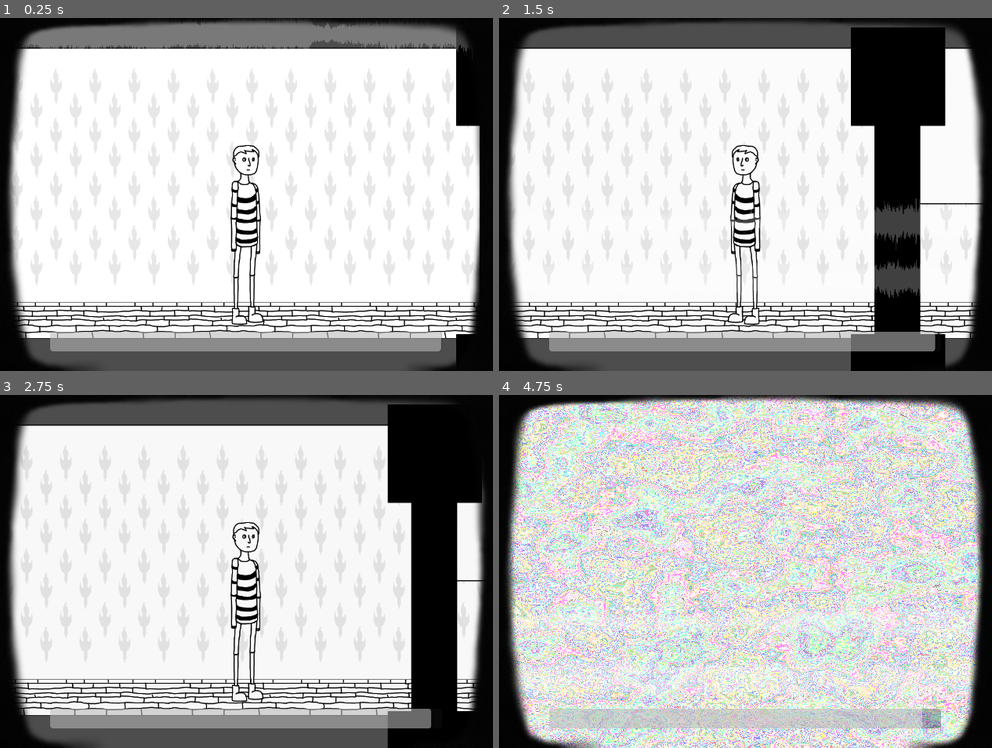
Above: before the commit, frames 1-4 (two rows, left to right).
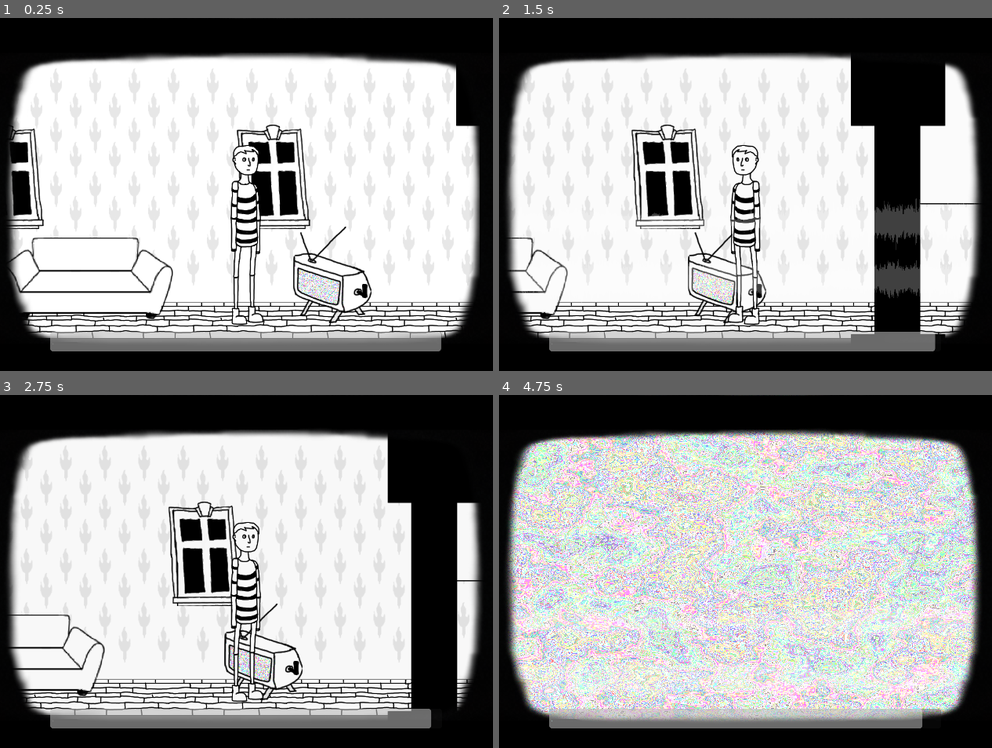
Above: after the commit, the same moments.

Repository: badzianga/booger-aids
Game: Godot game, scene res://scenes/house/house.tscn
Same seed, same stepped clock (60 frames per second), same inputs: the game is played once before the commit and once after it. The engine's default icon, where the game draws it, is replaced by a stand-in: a white triangle on a blue panel in a dark square.
Inputs (mouse positions are in pixels of both pictures, inside the frame that each line leads up to):
- Up to frame 1 (0.25 s): no input
- Up to frame 2 (1.5 s): tap Enter (ui_accept) at 0.5, 0.77 s; move the mouse to (883, 176) at 0.52 s; press the mouse at (883, 176) at 0.53 s; move the mouse to (617, 212) at 1.27 s; release the mouse at (617, 212) at 1.28 s; click (617, 212) at 1.35 s
- Up to frame 3 (2.75 s): tap Enter (ui_accept) at 1.52 s; move the mouse to (310, 493) at 2.02 s; press the mouse at (310, 493) at 2.03 s
- Up to frame 4 (4.75 s): move the mouse to (715, 642) at 2.77 s; release the mouse at (715, 642) at 2.78 s; click (715, 642) at 2.85 s; tap Enter (ui_accept) at 3.02, 3.77, 4.52 s; move the mouse to (932, 624) at 3.52 s; press the mouse at (932, 624) at 3.53 s; move the mouse to (558, 518) at 4.27 s; release the mouse at (558, 518) at 4.28 s; click (558, 518) at 4.35 s

The runs differ from the first frame. In frame 1, 24% of the frame differs, in the area x 1-98%, y 0-100%; in frame 2, 20%; in frame 3, 20%; in frame 4, 85%, in the area x 1-99%, y 0-100%.

Commit message:
Hooo boi, lot's of changes with TV, interactions and decorations

Diff:
--- a/scenes/house/house.tscn
+++ b/scenes/house/house.tscn
@@ -1,9 +1,11 @@
-[gd_scene load_steps=6 format=3 uid="uid://d61nxx0wh2fi"]
+[gd_scene load_steps=8 format=3 uid="uid://d61nxx0wh2fi"]
 
 [ext_resource type="PackedScene" uid="uid://7ifmdiqbak0l" path="res://scenes/player/player.tscn" id="1_amm8k"]
 [ext_resource type="Texture2D" uid="uid://bm4qrlbtjjuyg" path="res://assets/home/sketch_floor_0.png" id="1_l38sa"]
+[ext_resource type="Texture2D" uid="uid://c62j5rek1kxrs" path="res://assets/home/windows_xp.png" id="2_6g3tv"]
 [ext_resource type="PackedScene" uid="uid://dvbfdjbbakc4c" path="res://scenes/player/camera.tscn" id="3_8kjy4"]
 [ext_resource type="PackedScene" uid="uid://cw6ru4x3kiyjc" path="res://scenes/house/tv.tscn" id="3_aob1w"]
+[ext_resource type="Texture2D" uid="uid://d01xm1sep0xee" path="res://assets/home/sophie.png" id="4_l41q1"]
 
 [sub_resource type="WorldBoundaryShape2D" id="WorldBoundaryShape2D_xty2e"]
 normal = Vector2(1, 0)
@@ -14,13 +16,16 @@
 texture = ExtResource("1_l38sa")
 centered = false
 
-[node name="Player" parent="." instance=ExtResource("1_amm8k")]
-position = Vector2(3432, 400)
+[node name="WindowsXp" type="Sprite2D" parent="."]
+position = Vector2(2944, 304)
+texture = ExtResource("2_6g3tv")
 
-[node name="Camera" parent="Player" instance=ExtResource("3_8kjy4")]
+[node name="WindowsXp2" type="Sprite2D" parent="."]
+position = Vector2(3488, 304)
+texture = ExtResource("2_6g3tv")
 
 [node name="TV" parent="." instance=ExtResource("3_aob1w")]
-position = Vector2(968, 2772)
+position = Vector2(3608, 504)
 
 [node name="LeftBorder" type="StaticBody2D" parent="."]
 
@@ -28,4 +33,13 @@
 position = Vector2(111, 271)
 shape = SubResource("WorldBoundaryShape2D_xty2e")
 
+[node name="Sophie" type="Sprite2D" parent="."]
+position = Vector2(3104, 512)
+texture = ExtResource("4_l41q1")
+
+[node name="Player" parent="." instance=ExtResource("1_amm8k")]
+position = Vector2(3432, 400)
+
+[node name="Camera" parent="Player" instance=ExtResource("3_8kjy4")]
+
 [editable path="Player/Camera"]
--- a/scenes/house/interactable.gd
+++ b/scenes/house/interactable.gd
@@ -7,6 +7,10 @@
 
 func interact() -> void:
 	print_debug("THIS SHOULD NOT BE PRINTED!")
+
+
+func stop_interaction() -> void:
+	print_debug("THIS SHOULD NOT BE PRINTED")
 
 
 func _handle_input_event(event: InputEvent) -> void:
@@ -25,4 +29,4 @@
 
 
 func _select_as_current() -> void:
-	print("THIS SHOULD NOT PRINT!")
+	print_debug("THIS SHOULD NOT BE PRINTED")
--- a/scenes/house/tv.gd
+++ b/scenes/house/tv.gd
@@ -1,17 +1,26 @@
 extends Interactable
 
+const ROTATIONS_PER_SEC := 4.0 * PI
 
 var interacting := false
+
+@onready var crank := $Crank
 
 
 func _physics_process(delta: float) -> void:
 	if interacting:
 		UserInterface.increase_time(delta)
+		crank.rotation += delta * ROTATIONS_PER_SEC
 
 
 # THIS SHOULD BE IN EVERY INTERACTABLE -------------------------------------------------------------
 func interact() -> void:
 	print("This should be printed just when player arrives to the TV")
+	interacting = true
+
+# TODO: stop interaction
+func stop_interaction() -> void:
+	interacting = false
 
 
 func _select_as_current() -> void:
--- a/scenes/house/tv.tscn
+++ b/scenes/house/tv.tscn
@@ -1,21 +1,51 @@
-[gd_scene load_steps=4 format=3 uid="uid://cw6ru4x3kiyjc"]
+[gd_scene load_steps=10 format=3 uid="uid://cw6ru4x3kiyjc"]
 
-[ext_resource type="Texture2D" uid="uid://cigkwhj1jwdql" path="res://icon.svg" id="1_l38hh"]
 [ext_resource type="Script" path="res://scenes/house/tv.gd" id="1_ojxek"]
+[ext_resource type="Texture2D" uid="uid://bw71yot5qdply" path="res://assets/home/tv.png" id="2_7u3f6"]
+[ext_resource type="Shader" path="res://shaders/tv_noise.gdshader" id="2_xjpog"]
+[ext_resource type="Texture2D" uid="uid://b62veo2bqorr3" path="res://assets/home/crank.png" id="3_5mrdt"]
 
-[sub_resource type="RectangleShape2D" id="RectangleShape2D_lthex"]
-size = Vector2(128, 128)
+[sub_resource type="FastNoiseLite" id="FastNoiseLite_0p1es"]
+
+[sub_resource type="NoiseTexture2D" id="NoiseTexture2D_3w6ct"]
+seamless = true
+noise = SubResource("FastNoiseLite_0p1es")
+
+[sub_resource type="ShaderMaterial" id="ShaderMaterial_ciipe"]
+shader = ExtResource("2_xjpog")
+shader_parameter/strength = 0.5
+shader_parameter/noise = SubResource("NoiseTexture2D_3w6ct")
+
+[sub_resource type="CanvasTexture" id="CanvasTexture_w0wa1"]
+
+[sub_resource type="CapsuleShape2D" id="CapsuleShape2D_pmwsq"]
+radius = 50.0
+height = 170.0
 
 [node name="TV" type="Area2D"]
 collision_layer = 2
 collision_mask = 2
 script = ExtResource("1_ojxek")
 
+[node name="Noise" type="Sprite2D" parent="."]
+material = SubResource("ShaderMaterial_ciipe")
+position = Vector2(-25, 25)
+rotation = 0.354302
+scale = Vector2(106, 53.28)
+skew = -0.441568
+texture = SubResource("CanvasTexture_w0wa1")
+
 [node name="Sprite" type="Sprite2D" parent="."]
-texture = ExtResource("1_l38hh")
+texture = ExtResource("2_7u3f6")
+
+[node name="Crank" type="Sprite2D" parent="."]
+position = Vector2(66, 43)
+texture = ExtResource("3_5mrdt")
 
 [node name="CollisionShape" type="CollisionShape2D" parent="."]
-shape = SubResource("RectangleShape2D_lthex")
+position = Vector2(-5, 14)
+rotation = -1.29329
+shape = SubResource("CapsuleShape2D_pmwsq")
 
 [connection signal="input_event" from="." to="." method="_on_input_event"]
 [connection signal="mouse_entered" from="." to="." method="_on_mouse_entered"]
--- a/scenes/player/player.gd
+++ b/scenes/player/player.gd
@@ -17,6 +17,8 @@
 	if event.is_action_pressed(&"click"):
 		print("Clicked, so moving to position: ", global_position)
 		# TODO: this sh!t will backfire for sure when
+		if GlobalVariables.current_interactable != null:
+			GlobalVariables.current_interactable.stop_interaction()
 		GlobalVariables.current_interactable = null
 		target.x = get_global_mouse_position().x
 
--- a/shaders/tv_noise.gdshader
+++ b/shaders/tv_noise.gdshader
@@ -9,7 +9,7 @@
 }
 
 void fragment() {
-	vec4 screen_color = texture(SCREEN_TEXTURE, SCREEN_UV);
+	vec4 screen_color = texture(TEXTURE, UV);
 	vec4 noise_tex = texture(noise, UV);
 
 	vec4 random_color = vec4(rand(vec2(noise_tex.r, noise_tex.r) + TIME), rand(vec2(noise_tex.g, noise_tex.g) + vec2(1.0) + TIME), rand(vec2(noise_tex.b, noise_tex.b) + vec2(3.0) + TIME), 1.0);
--- a/singletons/tv_layer.tscn
+++ b/singletons/tv_layer.tscn
@@ -9,7 +9,6 @@
 [sub_resource type="FastNoiseLite" id="FastNoiseLite_gs8ea"]
 
 [sub_resource type="NoiseTexture2D" id="NoiseTexture2D_rkino"]
-seamless = true
 noise = SubResource("FastNoiseLite_gs8ea")
 
 [sub_resource type="ShaderMaterial" id="ShaderMaterial_cxxwy"]
--- a/singletons/user_interface.gd
+++ b/singletons/user_interface.gd
@@ -18,6 +18,7 @@
 
 func increase_time(delta: float) -> void:
 	_energy_bar.value = min(_energy_bar.value + delta * _time_increase_multiplier, _max_bar_value)
+	_light_level.energy = 1.0 - (_energy_bar.value / _max_bar_value)
 
 
 func _physics_process(delta: float) -> void:
Binary file changed: assets/home/crank.png
Binary file added: assets/home/sophie.png
Not shown, added: assets/home/sophie.png.import
Binary file changed: assets/home/tv.png
Binary file added: assets/home/windows_xp.png
Not shown, added: assets/home/windows_xp.png.import
Binary file changed: assets/ui/TV_Screen.png
